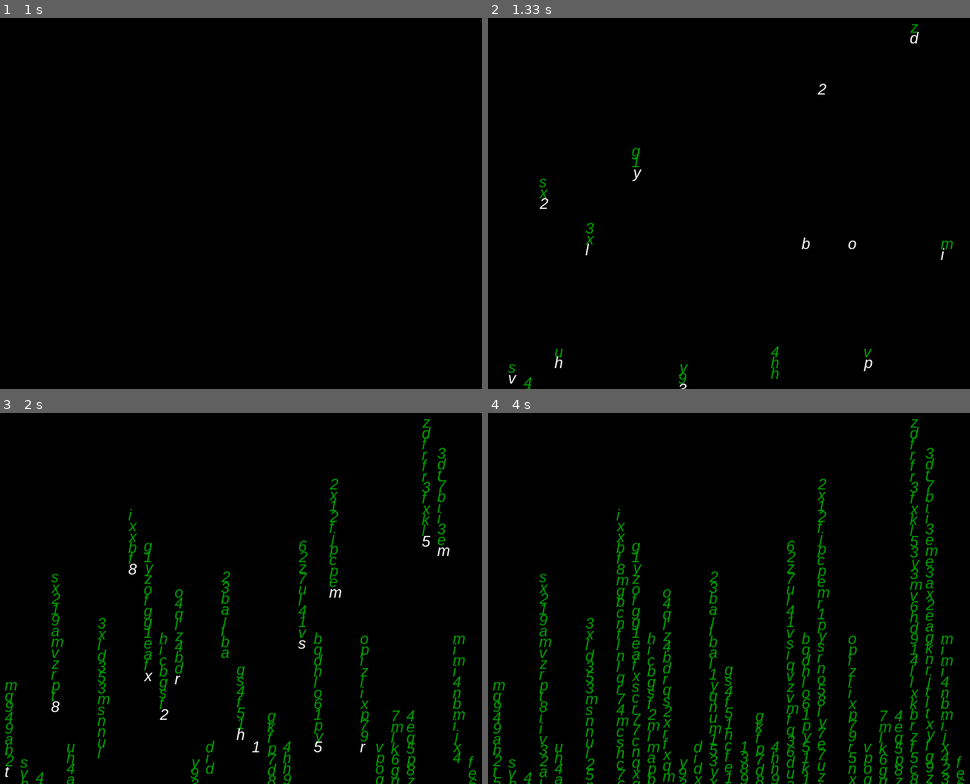
Above: before the commit, frames 1-4 (two rows, left to right).
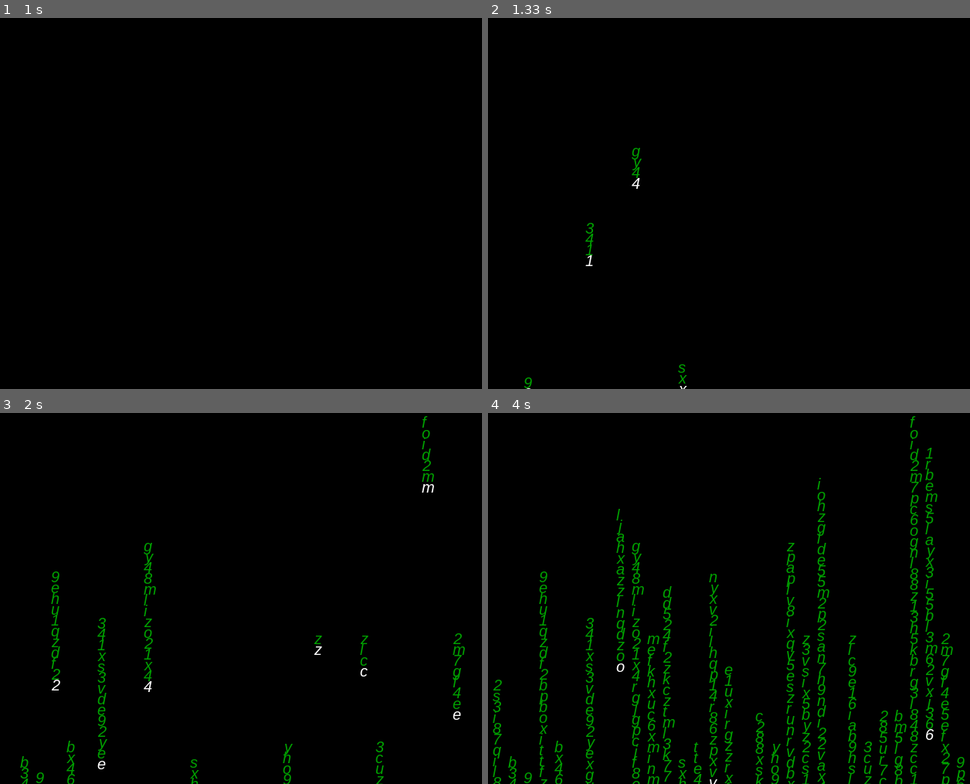
Above: after the commit, the same moments.

Repository: joaotinti75/Pygame
Game: pygame game, started from matrix.py
Same seed, same stepped clock (60 frames per second), same inputs: the game is played once before the commit and once after it.
Inputs:
- Up to frame 1 (1 s): no input
- Up to frame 2 (1.33 s): no input
- Up to frame 3 (2 s): no input
- Up to frame 4 (4 s): no input

Frame 1 is identical in both runs. In frame 2, 0.7% of the frame differs, in the area x 4-97%, y 1-100%; in frame 3, 4.8%; in frame 4, 9.1%, in the area x 0-100%, y 0-100%.

Commit message:
version_3

Diff:
--- a/matrix.py
+++ b/matrix.py
@@ -10,6 +10,7 @@
 FONT_SIZE = 20
 WHITE = (255,255,255)
 GREEN = (0, 160, 0)
+BLACK = (0, 0, 0)
 FPS = 15
 generate = False
 
@@ -36,53 +37,23 @@
         self.lista_letters.append(randomic_letter)
 
         for msg, y in zip(self.lista_letters, self.lista_ypos):
-            if self.lista_letters.index(msg) == len(self.lista_letters) - 1:
-                if self.lista_letters.count(msg) < 2:
-                    message = f'{msg}'
-                    text = fonte.render(message, True, WHITE)
-                    screen.blit(text, (self.xpos, y))
-                else:
-                    message = f'{msg}'
-                    text = fonte.render(self.lista_letters[-1], True, WHITE)
-                    screen.blit(text, (self.xpos, y))
-                    for i in range(self.lista_letters[:-1].count(msg)):
-                        message = f'{msg}'
-                        text = fonte.render(message, True, GREEN)
-                        screen.blit(text, (self.xpos, y))
-            else:
-                    message = f'{msg}'
-                    text = fonte.render(message, True, GREEN)
-                    screen.blit(text, (self.xpos, y))
-
-        '''for msg, y in zip(self.lista_letters, self.lista_ypos):
-            if self.lista_letters[-1] == msg:
-                if msg in self.lista_letters[:-1]:
-                    message = f'{msg}'
-                    text = fonte.render(message, True, GREEN)
-                    screen.blit(text, (self.xpos, y))
-                else:
-                    message = f'{msg}'
-                    text = fonte.render(message, True, WHITE)
-                    screen.blit(text, (self.xpos, y))
-            else:
-                message = f'{msg}'
-                text = fonte.render(message, True, GREEN)
-                screen.blit(text, (self.xpos, y))'''
+            message = f'{msg}'
+            text = fonte.render(message, True, GREEN)
+            screen.blit(text, (self.xpos, y))
 
     def desloc_codeline(self): #method that moves the letters on screen
         self.ypos += FONT_SIZE - 6
         self.lista_ypos.append(self.ypos)
+        message = f'{self.lista_letters[-1]}'
+        text = fonte.render(message, True, WHITE)
+        screen.blit(text, (self.xpos, self.lista_ypos[-1]))
 
 obj_list = []
 repeat_list = []
-'''
-for i in range(200):
-    obj = Codeline()
-    obj_list.append(obj)'''
 
-def insert_obj(obj_list, generate):
+def insert_obj(obj_list, generate, counter):
     if generate: #if generate is True, the for loop will continuously create new objects
-        for i in range(10): #creating objects and saving them in a list
+        for i in range(counter): #creating objects and saving them in a list
             obj = Codeline()
             if obj.xpos in repeat_list or obj.ypos > SCREEN_HEIGHT:
                 del obj
@@ -109,6 +80,12 @@
             pygame.quit()
             exit()
 
+    for c in range(counter):
+        if current_time - initial_time > 1000:
+            generate = True
+            initial_time = pygame.time.get_ticks()
+            counter += 1
+    '''
     if counter < 20:
         if current_time - initial_time > 1000:
             generate = True
@@ -116,14 +93,9 @@
             counter += 1
     else:
         generate = False
-
+    '''
     current_time = pygame.time.get_ticks()
 
-
-    insert_obj(obj_list, generate)
-
-    '''for i in obj_list:
-        i.draw_codeline()
-        i.desloc_codeline()'''
+    insert_obj(obj_list, generate, counter)
 
     pygame.display.flip()
